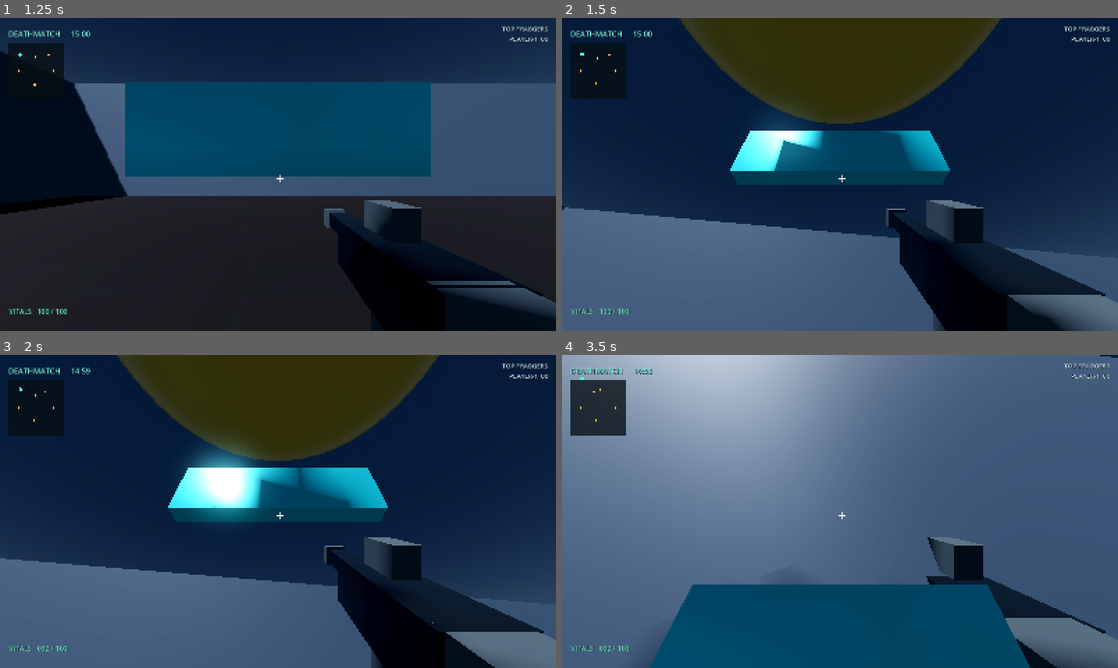
Above: before the commit, frames 1-4 (two rows, left to right).
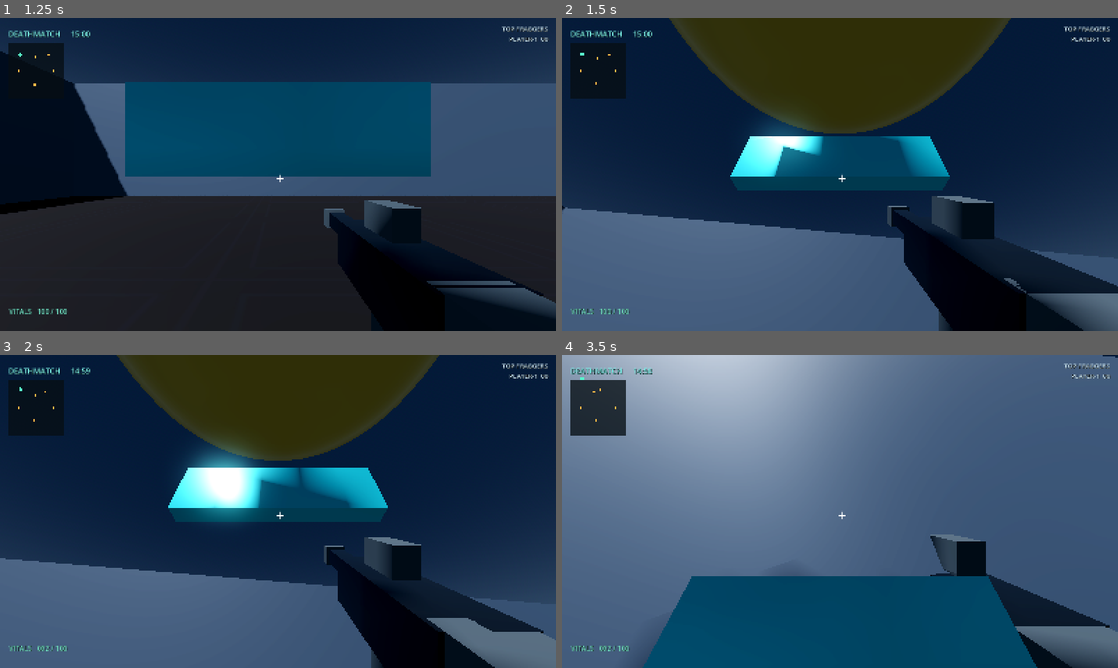
Above: after the commit, the same moments.

Repository: HazelTheSquirrel/Grimholt-Test
Game: Godot game, scene res://scenes/main.tscn
Two runs of this game, one before a commit and one after it. Both use one fixed random seed, a clock stepped at 60 frames per second and the inputs below.
Inputs (mouse positions are in pixels of both pictures, inside the frame that each line leads up to):
- Up to frame 1 (1.25 s): click "START SOLO GAME" at 0.5 s
- Up to frame 2 (1.5 s): tap Enter at 1.25 s; move the mouse to (867, 174) at 1.27 s; hold W (move_forward) from 1.28 s (still down); hold Ctrl (crouch) from 1.28 s (still down); click (867, 174) at 1.42 s
- Up to frame 3 (2 s): keep holding W (move_forward); keep holding Ctrl (crouch); tap Space (jump) at 1.52 s
- Up to frame 4 (3.5 s): keep holding W (move_forward); move the mouse to (812, 511) at 2.02 s; release Ctrl (crouch) at 2.03 s; tap C at 2.1 s; tap Space (jump) at 2.27 s; move the mouse to (851, 505) at 2.77 s; tap Enter at 2.85 s

Frame 1 is identical in both runs. In frame 2, 7.5% of the frame differs, in the area x 0-100%, y 0-100%; in frame 3, 0.4%; in frame 4, 3.5%.

Commit message:
Add responsive first-person movement and weapon feedback

Diff:
--- a/Grimholt/scripts/shooter/player.gd
+++ b/Grimholt/scripts/shooter/player.gd
@@ -40,6 +40,10 @@
 var fire_held := false
 var fire_audio: AudioStreamPlayer
 var reload_audio: AudioStreamPlayer
+var base_camera_position := Vector3.ZERO
+var base_viewmodel_position := Vector3(0.24, -0.20, -0.42)
+var bob_phase := 0.0
+var viewmodel_recoil := 0.0
 
 func _ready() -> void:
 	collision_shape.shape = collision_shape.shape.duplicate()
@@ -56,8 +60,28 @@
 	camera.current = is_multiplayer_authority()
 	if is_multiplayer_authority():
 		Input.mouse_mode = Input.MOUSE_MODE_CAPTURED
+		base_camera_position = camera.position
 		_build_weapon_viewmodel()
 		_build_audio_feedback()
+
+func _process(delta: float) -> void:
+	if not is_multiplayer_authority() or camera == null or weapon_viewmodel == null:
+		return
+	_update_first_person_feedback(delta)
+
+func _update_first_person_feedback(delta: float) -> void:
+	var is_playing := bool(get_parent().get("round_active")) and not bool(get_parent().get("is_local_paused"))
+	var planar_speed := Vector2(velocity.x, velocity.z).length()
+	var moving := is_playing and is_on_floor() and planar_speed > 0.2
+	if moving:
+		bob_phase += delta * clampf(planar_speed * 1.35, 0.0, 12.0)
+	var bob_strength := clampf(planar_speed / WALK_SPEED, 0.0, 1.0) if moving else 0.0
+	var camera_bob := Vector3(0.0, sin(bob_phase * 2.0) * 0.025 * bob_strength, 0.0)
+	var weapon_bob := Vector3(sin(bob_phase) * 0.009 * bob_strength, absf(cos(bob_phase)) * 0.012 * bob_strength, 0.0)
+	viewmodel_recoil = move_toward(viewmodel_recoil, 0.0, delta * 0.42)
+	var smoothing := 1.0 - exp(-delta * 14.0)
+	camera.position = camera.position.lerp(base_camera_position + camera_bob, smoothing)
+	weapon_viewmodel.position = weapon_viewmodel.position.lerp(base_viewmodel_position + weapon_bob + Vector3(0.0, viewmodel_recoil * 0.45, viewmodel_recoil), smoothing)
 
 func _unhandled_input(event: InputEvent) -> void:
 	if not is_multiplayer_authority():
@@ -165,7 +189,7 @@
 func _build_weapon_viewmodel() -> void:
 	weapon_viewmodel = Node3D.new()
 	weapon_viewmodel.name = "WeaponViewmodel"
-	weapon_viewmodel.position = Vector3(0.24, -0.20, -0.42)
+	weapon_viewmodel.position = base_viewmodel_position
 	camera.add_child(weapon_viewmodel)
 
 	carbine_model = Node3D.new()
@@ -254,6 +278,7 @@
 	fire_cooldown = float(spec["fire_interval"])
 	if fire_audio != null:
 		fire_audio.play()
+	viewmodel_recoil = minf(viewmodel_recoil + (0.095 if current_weapon == "scatter" else 0.055), 0.16)
 	get_parent().request_fire(get_multiplayer_authority())
 
 func _reload() -> void:
